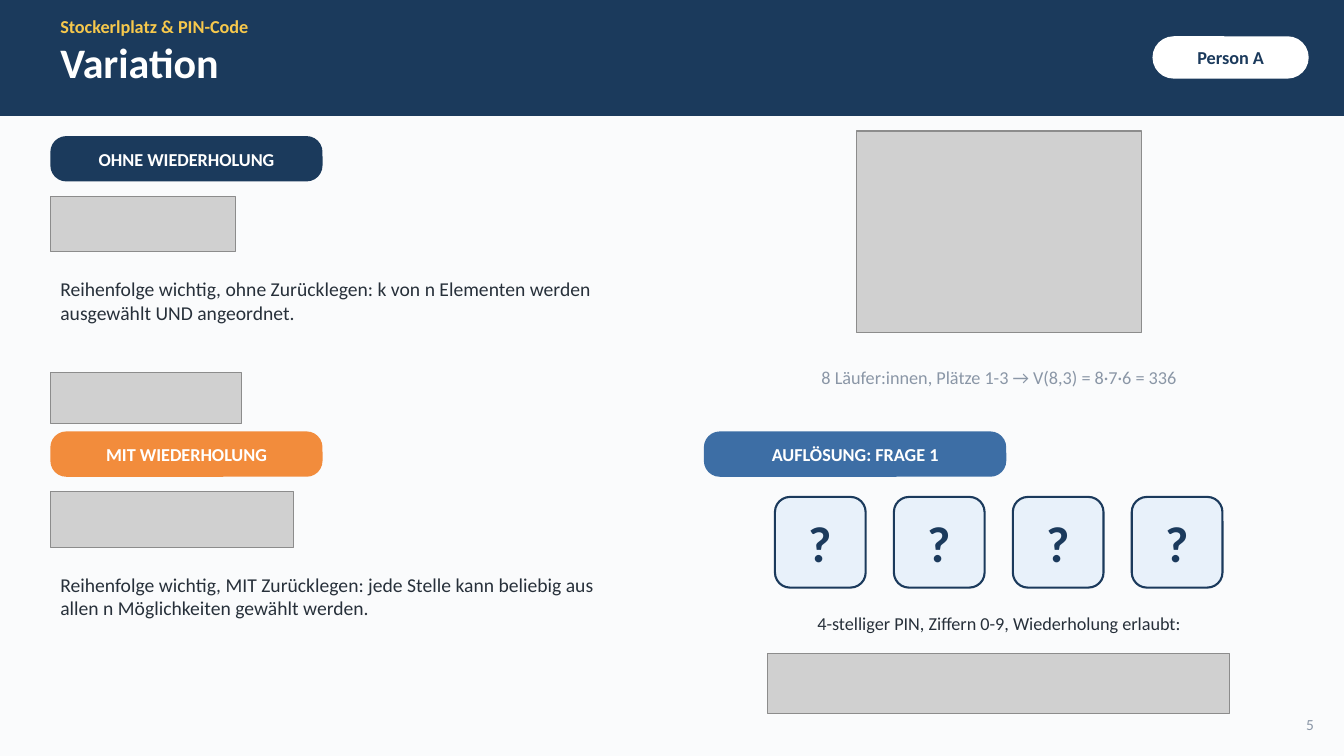
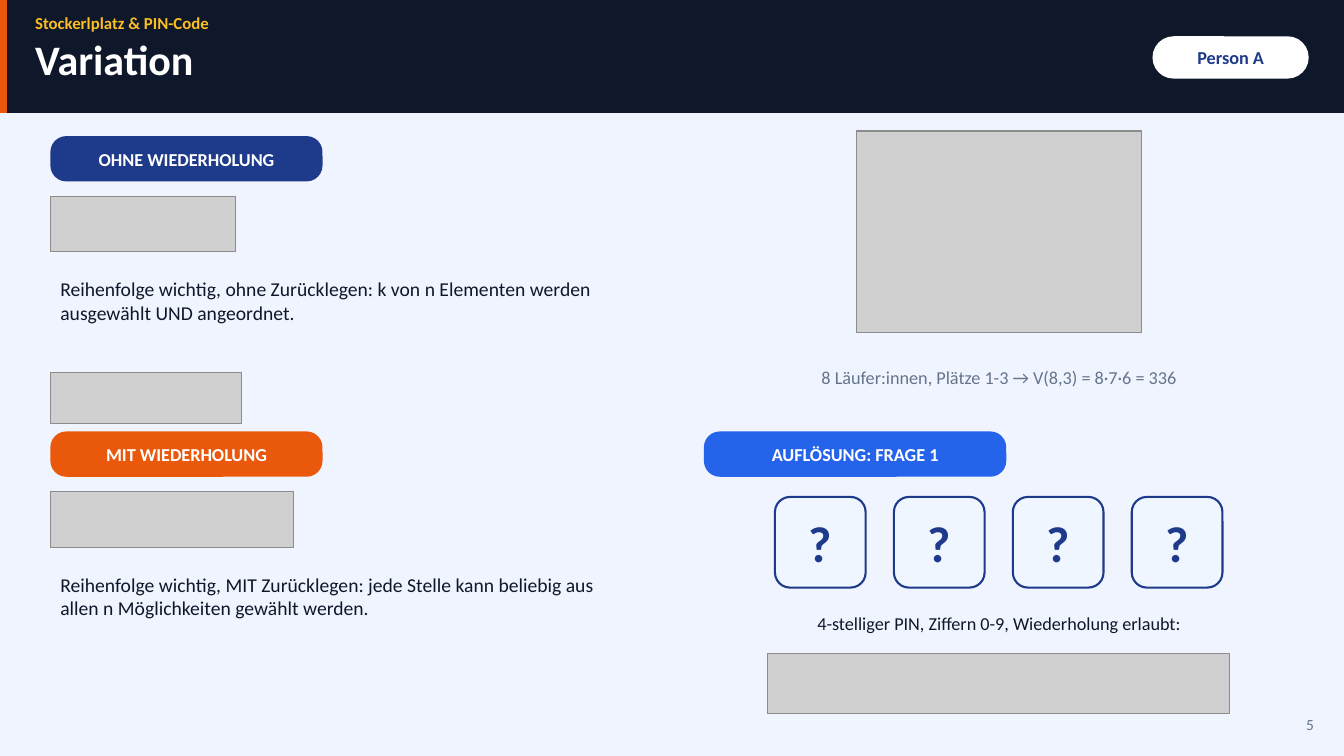
Before and after one commit to simonschick240308-hash/stuff4staff-upgrade, a slide deck: slide 5 of kombinatorik-praesentation/kombinatorik_praesentation.pptx. Drawn at 1344x756 pixels with LibreOffice and Linux fonts; fonts in the diff are those of the drawing; grey boxes stand for pictures. Boxes give left, top, right and bottom in pixels: in the first picture for what was removed or moved away, otherwise in the second. Text is boxed around its words. In the diff, an @@ line names an element or a change of style, - is before the commit and + after.

```diff
--- a/kombinatorik-praesentation/kombinatorik_praesentation.pptx
+++ b/kombinatorik-praesentation/kombinatorik_praesentation.pptx
@@ background #FAFBFC to #F0F4FF @@
@@ rectangle at (x1=0, y1=0, x2=1344, y2=113): fill #1B3A5C to #0F172A @@
@@ rectangle added at (x1=0, y1=0, x2=7, y2=113), fill #EA580C @@
@@ text "Stockerlplatz & PIN-Code" moved from (x1=60, y1=20, x2=248, y2=79) to (x1=35, y1=17, x2=209, y2=76) @@
@@ text at (x1=35, y1=17, x2=209, y2=32): size 13 to 12 pt, text colour #F6C84C to #FBBF24 in "Stockerlplatz & PIN-Code" @@
@@ rounded rectangle "OHNE WIEDERHOLUNG" at (x1=50, y1=136, x2=323, y2=181): fill #1B3A5C to #1E3A8A @@
@@ text "8 Läufer:innen, Plätze 1-3 → ..." at (x1=821, y1=371, x2=1177, y2=386): text colour #8A96A6 to #64748B @@
@@ rounded rectangle "MIT WIEDERHOLUNG" at (x1=50, y1=432, x2=323, y2=477): fill #F28C3C to #EA580C @@
@@ rounded rectangle "AUFLÖSUNG: FRAGE 1" at (x1=704, y1=432, x2=1006, y2=477): fill #3D6EA5 to #2563EB @@
@@ text colour #1B3A5C to #1E3A8A in 5 elements at (x1=1152, y1=36, x2=1309, y2=79), (x1=775, y1=497, x2=866, y2=588), (x1=894, y1=497, x2=985, y2=588), (x1=1013, y1=497, x2=1104, y2=588), (x1=1132, y1=497, x2=1223, y2=588) @@
@@ fill #E8F1FA to #EFF6FF; outline #1B3A5C 1.5 pt to #1E3A8A 1.5 pt in 4 elements at (x1=775, y1=497, x2=866, y2=588), (x1=894, y1=497, x2=985, y2=588), (x1=1013, y1=497, x2=1104, y2=588), (x1=1132, y1=497, x2=1223, y2=588) @@
@@ text colour #27303A to #0F172A in 3 elements at (x1=60, y1=282, x2=591, y2=324), (x1=60, y1=578, x2=593, y2=619), (x1=817, y1=617, x2=1180, y2=633) @@
@@ text "5" at (x1=1306, y1=720, x2=1314, y2=730): text colour #8A96A6 to #64748B @@
```
Also in this commit, not shown: 17 other slides changed, 6 other files.
